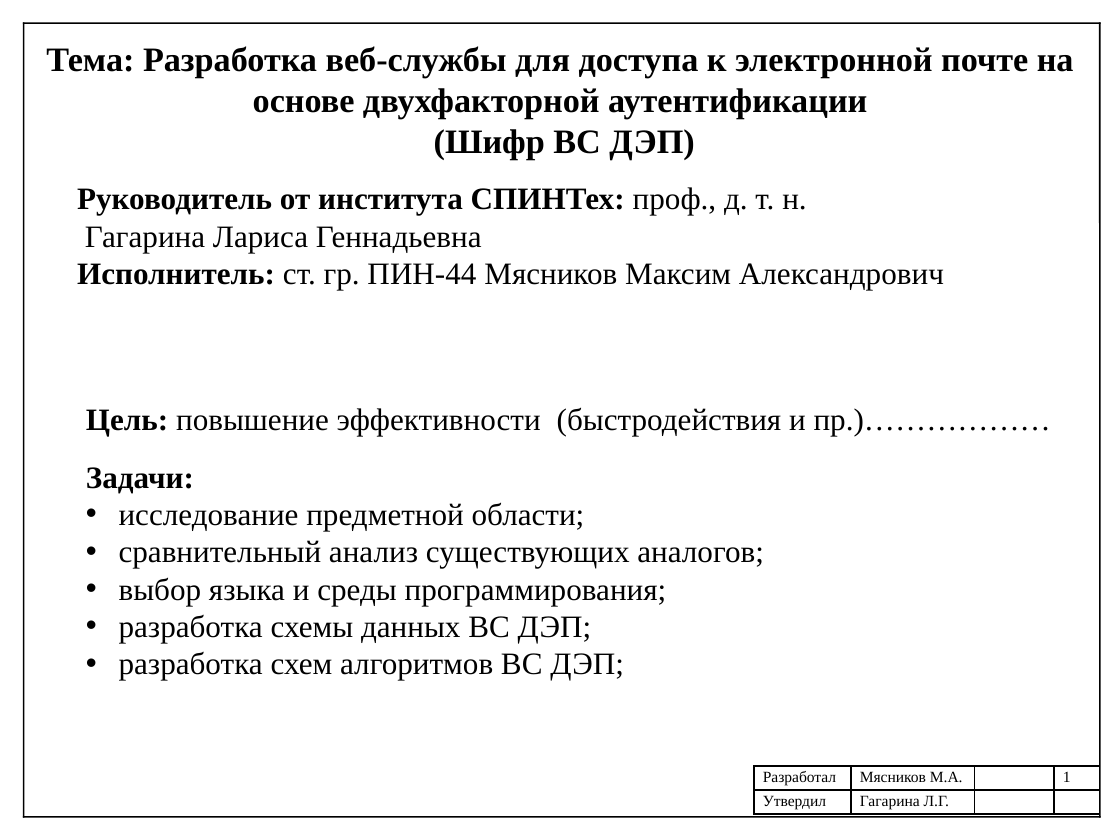
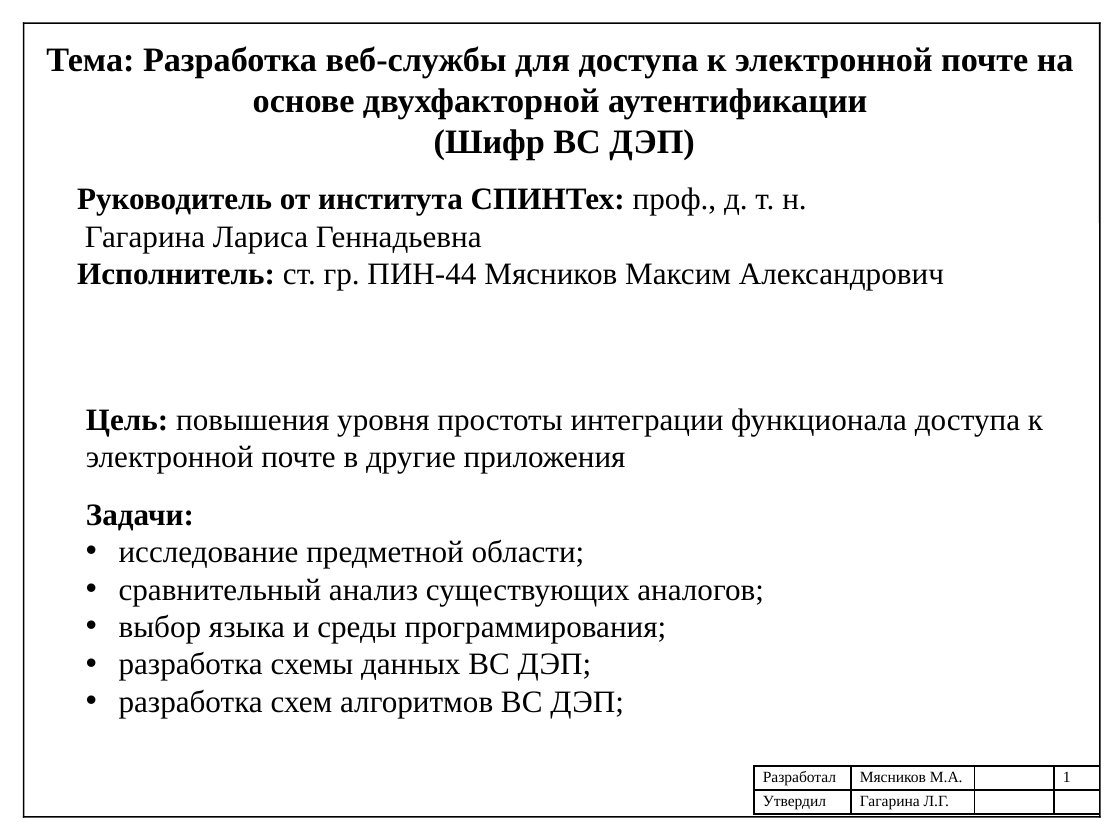
Before and after one commit to mJaJksJ/VCR, a slide deck: slide 1 of УП-Презентация.pptx. Drawn at 1120x840 pixels with LibreOffice and Linux fonts; fonts in the diff are those of the drawing. Boxes give left, top, right and bottom in pixels: in the first picture for what was removed or moved away, otherwise in the second. Text is boxed around its words. In the diff, an @@ line names an element or a change of style, - is before the commit and + after.

```diff
--- a/УП-Презентация.pptx
+++ b/УП-Презентация.pptx
@@ text at bbox=[86, 408, 1043, 473]: text changed @@
-Цель: повышение эффективности (быстродействия и пр.)………………
+Цель: повышения уровня простоты интеграции функционала доступа к электронной почте в другие приложения
```
Also in this commit, not shown: 1 other slide changed, 1 other file.
